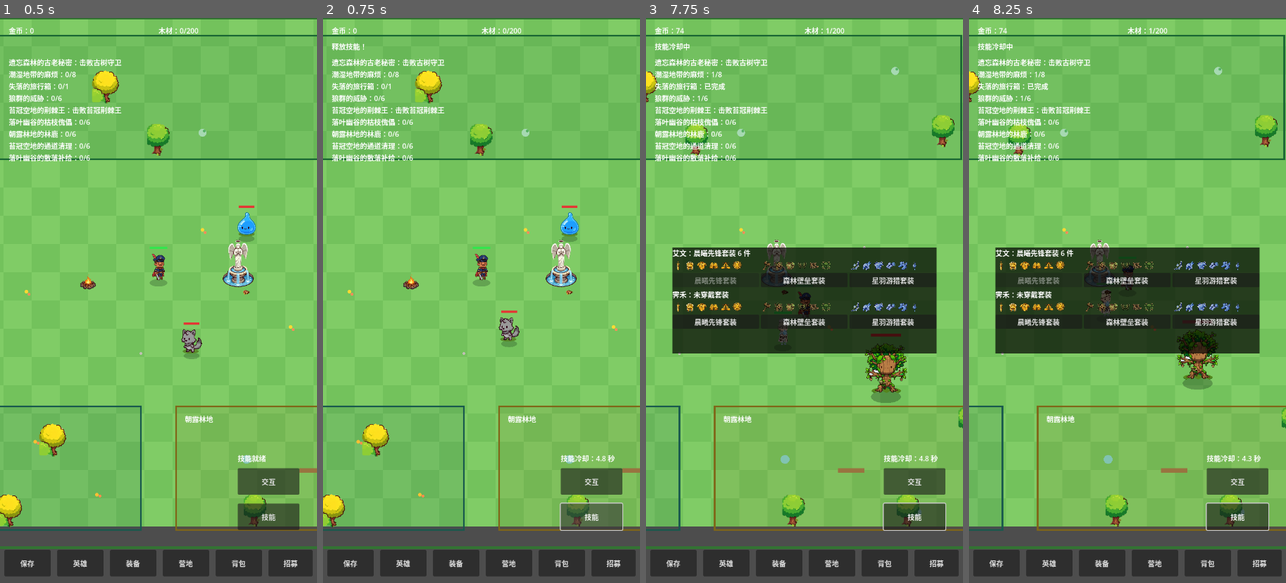
Above: before the commit, frames 1-4 (left to right).
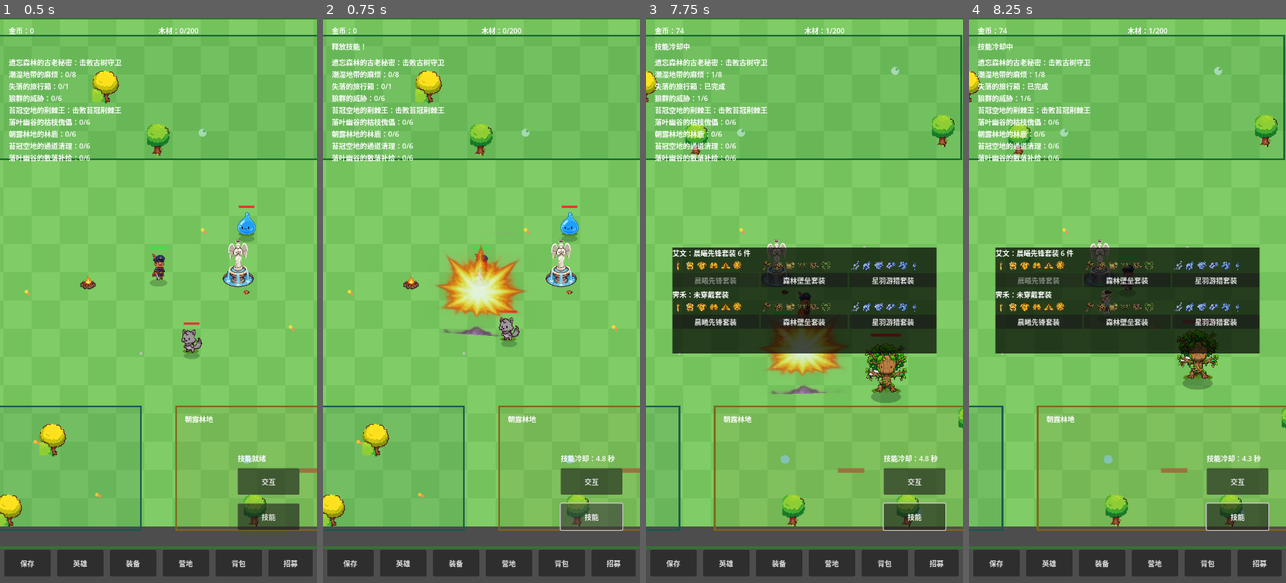
Above: after the commit, the same moments.

Repository: oneyi53/game
Game: Godot game, scene res://scenes/main.tscn
Two runs of this game, one before a commit and one after it. Both use one fixed random seed, a clock stepped at 60 frames per second and the inputs below.
Inputs (mouse positions are in pixels of both pictures, inside the frame that each line leads up to):
- Up to frame 1 (0.5 s): no input
- Up to frame 2 (0.75 s): click "技能" at 0.5 s
- Up to frame 3 (7.75 s): tap Enter at 1.25 s; move the mouse to (874, 272) at 1.27 s; hold Right (ui_right) 1.28-2 s; tap E at 1.35, 5.85 s; click (874, 272) at 1.42 s; tap Space at 1.52, 4.52, 7.52 s; drag from (741, 328) to (842, 283) at 2.02 s; move the mouse to (836, 176) at 2.77 s; hold Right (ui_right) 2.78-3.5 s; tap Q at 2.85, 7.35 s; drag from (788, 413) to (709, 215) at 3.52 s; move the mouse to (899, 385) at 4.27 s; hold Left (ui_left) 4.28-5 s; tap B at 4.35 s; drag from (709, 215) to (785, 283) at 5.02 s; move the mouse to (820, 300) at 5.77 s; hold Down (ui_down) 5.78-6.5 s; click (820, 300) at 5.92 s; drag from (756, 159) to (741, 328) at 6.52 s; move the mouse to (874, 272) at 7.27 s; hold Up (ui_up) from 7.28 s (still down)
- Up to frame 4 (8.25 s): release Up (ui_up) at 8 s; drag from (1064, 328) to (1111, 413) at 8.02 s

Frame 1 is identical in both runs. In frame 2, 2.2% of the frame differs, in the area x 35-64%, y 40-57%; in frame 3, 1.6%; in frame 4, nothing differs.

Commit message:
feat: connect original effect atlas to hero skill (#23)
* feat: add atlas region effect player

* feat: render original atlas effects for hero skill

Diff:
--- a/scripts/core/main.gd
+++ b/scripts/core/main.gd
@@ -31,6 +31,8 @@
 const ENEMY_SCENE: PackedScene = preload("res://scenes/enemy.tscn")
 const BOSS_SCENE: PackedScene = preload("res://scenes/boss.tscn")
 const CAMPFIRE_SCENE: PackedScene = preload("res://scenes/campfire.tscn")
+const EFFECT_PLAYER = preload("res://scripts/fx/effect_player.gd")
+const EFFECT_ATLAS: Texture2D = preload("res://effect_atlas.png")
 
 @onready var camera: Camera2D = $Camera
 @onready var heroes_root: Node2D = $Heroes
@@ -517,7 +519,17 @@
 func _on_skill_pressed() -> void:
     if captain == null:
         return
+    var hit_positions: Array[Vector2] = []
+    for enemy in get_tree().get_nodes_in_group("enemies"):
+        if enemy == null or bool(enemy.get("dead")):
+            continue
+        if captain.global_position.distance_to(enemy.global_position) <= 140.0:
+            hit_positions.append(enemy.global_position)
     if captain.use_skill():
+        # Atlas entries are standalone illustrations, not animation frames.
+        EFFECT_PLAYER.play(self, EFFECT_ATLAS, captain.global_position, Rect2(900.0, 175.0, 180.0, 170.0), Vector2(220.0, 210.0), 0.48, randf_range(-0.12, 0.12))
+        for hit_position in hit_positions:
+            EFFECT_PLAYER.play(self, EFFECT_ATLAS, hit_position, Rect2(905.0, 335.0, 165.0, 120.0), Vector2(92.0, 76.0), 0.34, randf_range(-0.2, 0.2))
         hud.show_message("释放技能！")
     else:
         hud.show_message("技能冷却中")
--- /dev/null
+++ b/scripts/fx/effect_player.gd
@@ -0,0 +1,27 @@
+extends RefCounted
+class_name EffectPlayer
+
+# Draws a painted region from the original Hero World effect atlas.
+# Atlas entries are individual illustrations, so animate them with
+# a scale/fade tween instead of treating the atlas as a sprite sheet.
+
+static func play(parent: Node, atlas: Texture2D, world_position: Vector2, atlas_region: Rect2, target_size: Vector2, duration: float = 0.42, start_rotation: float = 0.0) -> void:
+    if parent == null or atlas == null or atlas_region.size.x <= 0.0 or atlas_region.size.y <= 0.0:
+        return
+    var sprite := Sprite2D.new()
+    sprite.texture = atlas
+    sprite.region_enabled = true
+    sprite.region_rect = atlas_region
+    sprite.centered = true
+    sprite.rotation = start_rotation
+    sprite.z_index = 20
+    parent.add_child(sprite)
+    sprite.global_position = world_position
+    var final_scale := Vector2(target_size.x / atlas_region.size.x, target_size.y / atlas_region.size.y)
+    sprite.scale = final_scale * 0.52
+    sprite.modulate.a = 1.0
+    var tween := sprite.create_tween()
+    tween.set_parallel(true)
+    tween.tween_property(sprite, "scale", final_scale * 1.12, duration * 0.42).set_trans(Tween.TRANS_BACK).set_ease(Tween.EASE_OUT)
+    tween.tween_property(sprite, "modulate:a", 0.0, duration).set_delay(duration * 0.16)
+    tween.chain().tween_callback(sprite.queue_free)
